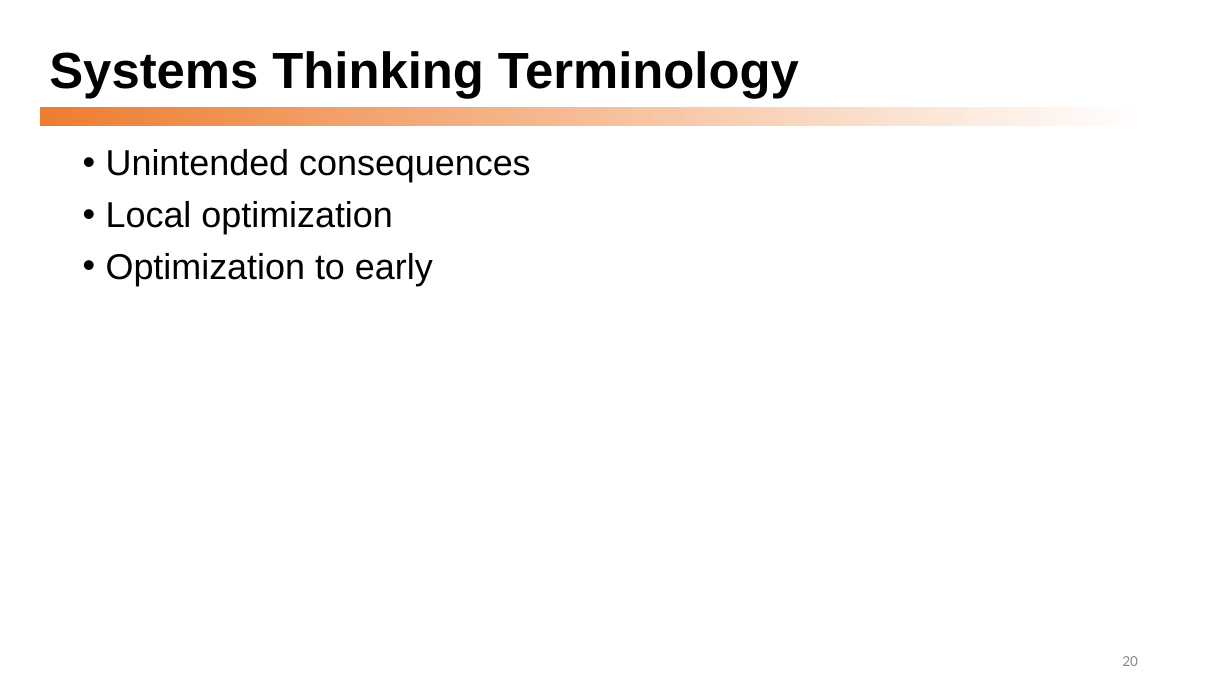
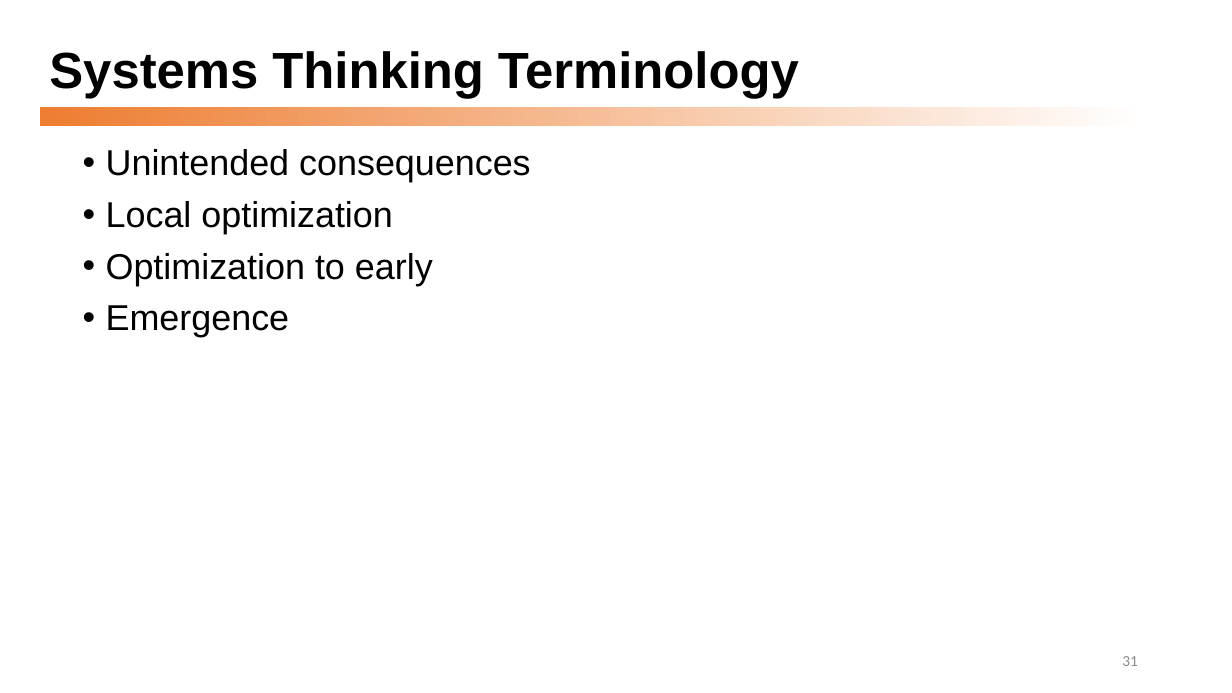
Before and after one commit to dmccreary/graph-systems-thinking, a slide deck: slide 31 of docs/presentations/Graph-Systems-Thinking-Half-Day-Workshop.pptx (slide 20 before the commit). Drawn at 1232x693 pixels with LibreOffice and Linux fonts; fonts in the diff are those of the drawing. Boxes give left, top, right and bottom in pixels: in the first picture for what was removed or moved away, otherwise in the second. Text is boxed around its words. In the diff, an @@ line names an element or a change of style, - is before the commit and + after.

```diff
--- a/docs/presentations/Graph-Systems-Thinking-Half-Day-Workshop.pptx
+++ b/docs/presentations/Graph-Systems-Thinking-Half-Day-Workshop.pptx
@@ text at (x1=106, y1=305, x2=290, y2=337): paragraph added @@
+• Emergence
@@ page number at (x1=1122, y1=656, x2=1138, y2=666): text changed @@
-20
+31
```
Also in this commit, not shown: 6 other slides changed, 16 slides added, 1 other file.
